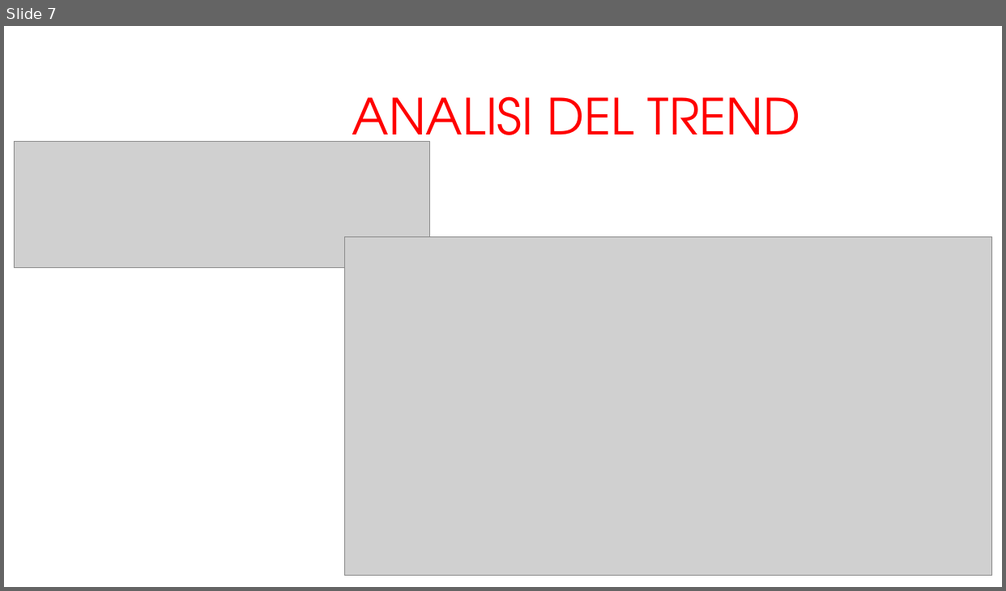
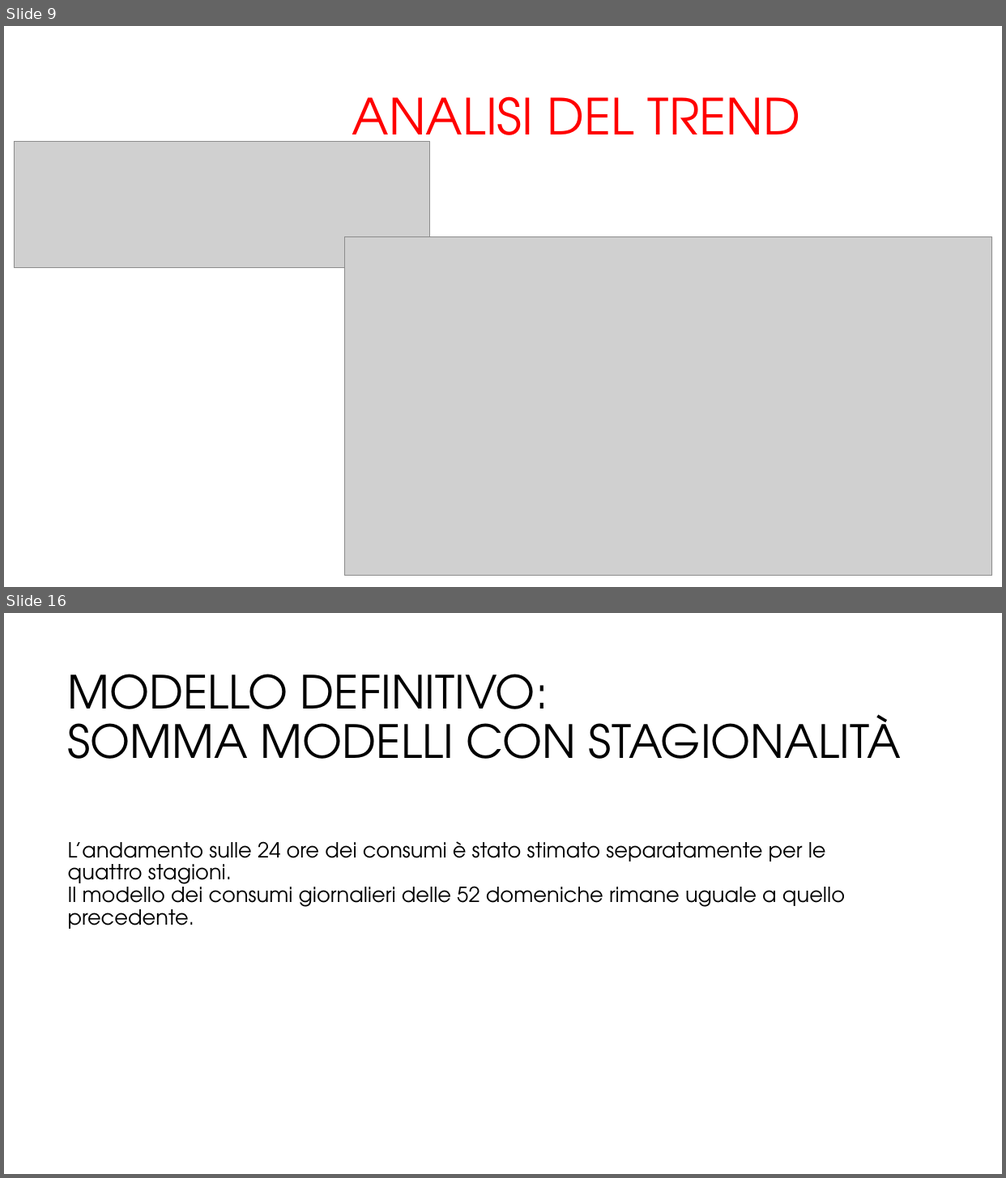
Before and after one commit to arrostini/predittoreDomeniche, a slide deck: progettomatlab.pptx. Shown one above the other, each under a label of ours: slide 7 before the commit, slides 9 and 16 after it; the slides between them are not shown. The pictures are 1006x591 and 1006x1178 pixels, drawn with LibreOffice and Linux fonts; fonts in the diff are those of the drawing; grey boxes stand for pictures; background and template pictures are left out. Boxes give left, top, right and bottom in pixels: in the first picture for what was removed or moved away, otherwise in the second. Text is boxed around its words. In the diff, an @@ line names an element or a change of style, - is before the commit and + after.

```diff
--- a/progettomatlab.pptx
+++ b/progettomatlab.pptx
@@ slide 16 added at [4,613,1002,1174], background #FFFFFF @@
@@ title added at [68,674,901,759], 44 pt, text #000000 @@
+MODELLO DEFINITIVO:
+SOMMA MODELLI CON STAGIONALITÀ
@@ text added at [68,841,845,929], 20 pt, text #000000 @@
+L’andamento sulle 24 ore dei consumi è stato stimato separatamente per le quattro stagioni.
+Il modello dei consumi giornalieri delle 52 domeniche rimane uguale a quello precedente.
@@ what was slide 7 is now slide 9 @@
```
Also in this commit, not shown: 6 slides changed, 9 other slides added, 3 slides removed.
